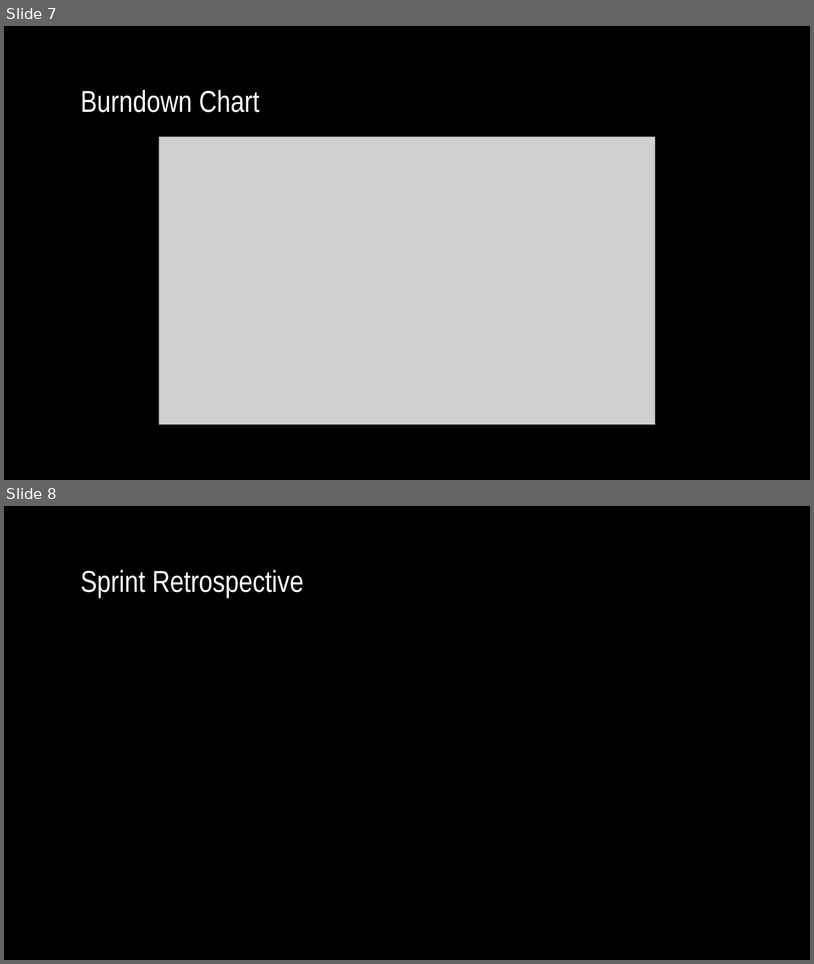
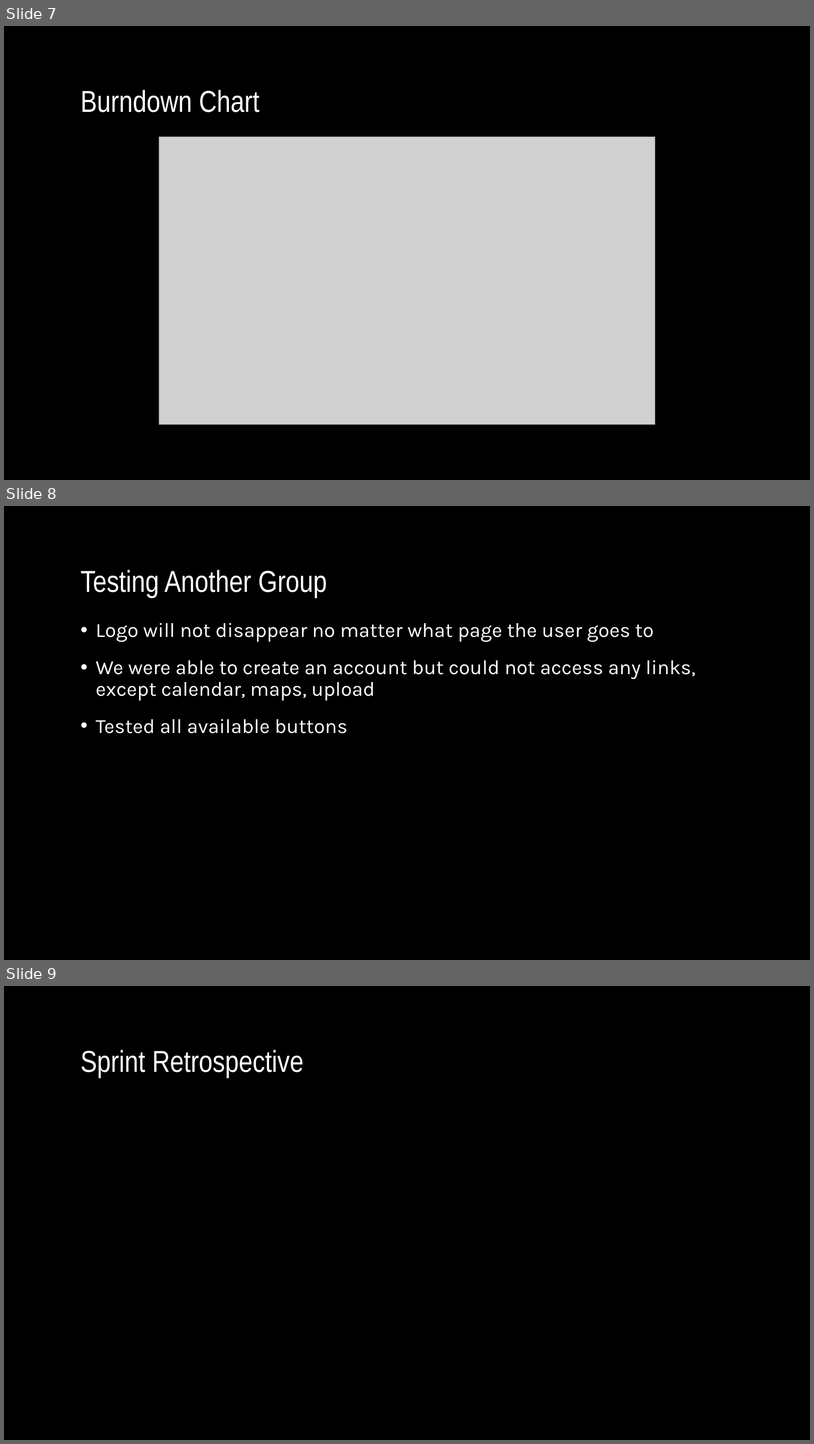
Before and after one commit to hattas/ncaa-bracket-predictor, a slide deck: documentation/sprint 4/Sprint 4 powerpoint.pptx. Shown one above the other, each under a label of ours: slides 7 and 8 before the commit, slides 7, 8 and 9 after it. The pictures are 814x964 and 814x1444 pixels, drawn with LibreOffice and Linux fonts; fonts in the diff are those of the drawing; grey boxes stand for pictures; background and template pictures are left out. Boxes give left, top, right and bottom in pixels: in the first picture for what was removed or moved away, otherwise in the second. Text is boxed around its words. In the diff, an @@ line names an element or a change of style, - is before the commit and + after.

```diff
--- a/documentation/sprint 4/Sprint 4 powerpoint.pptx
+++ b/documentation/sprint 4/Sprint 4 powerpoint.pptx
@@ slide 8 added at box(4, 506, 810, 960), background picture (left out) @@
@@ title added at box(81, 570, 327, 598), 36 pt, text #FFFFFF @@
+Testing Another Group
@@ text added at box(96, 623, 696, 733), 24 pt, text #FFFFFF @@
+• Logo will not disappear no matter what page the user goes to
+• We were able to create an account but could not access any links, except calendar, maps, upload
+• Tested all available buttons
@@ what was slide 8 is now slide 9 @@
```
Also in this commit, not shown: 1 slide changed, 1 other file.
